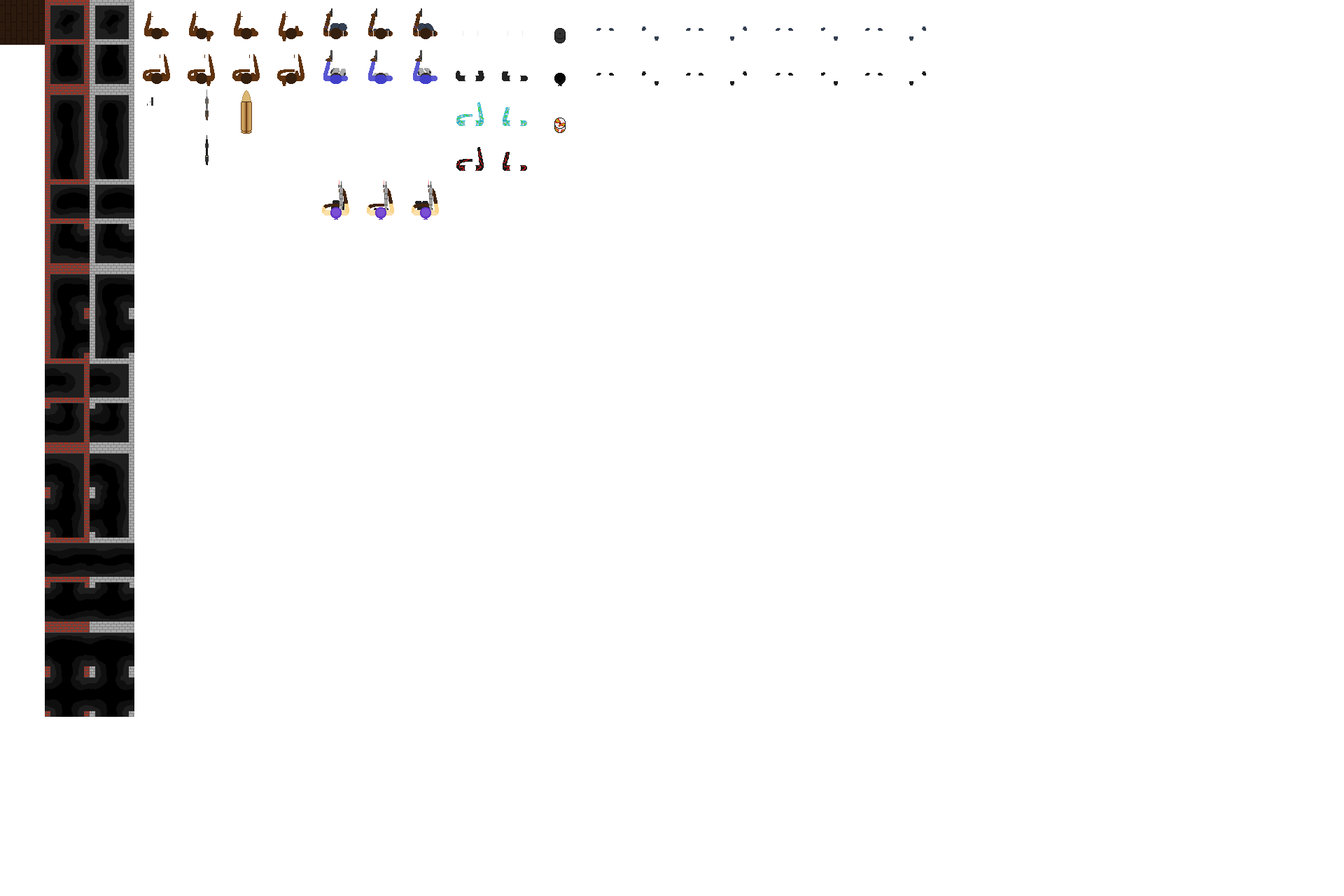
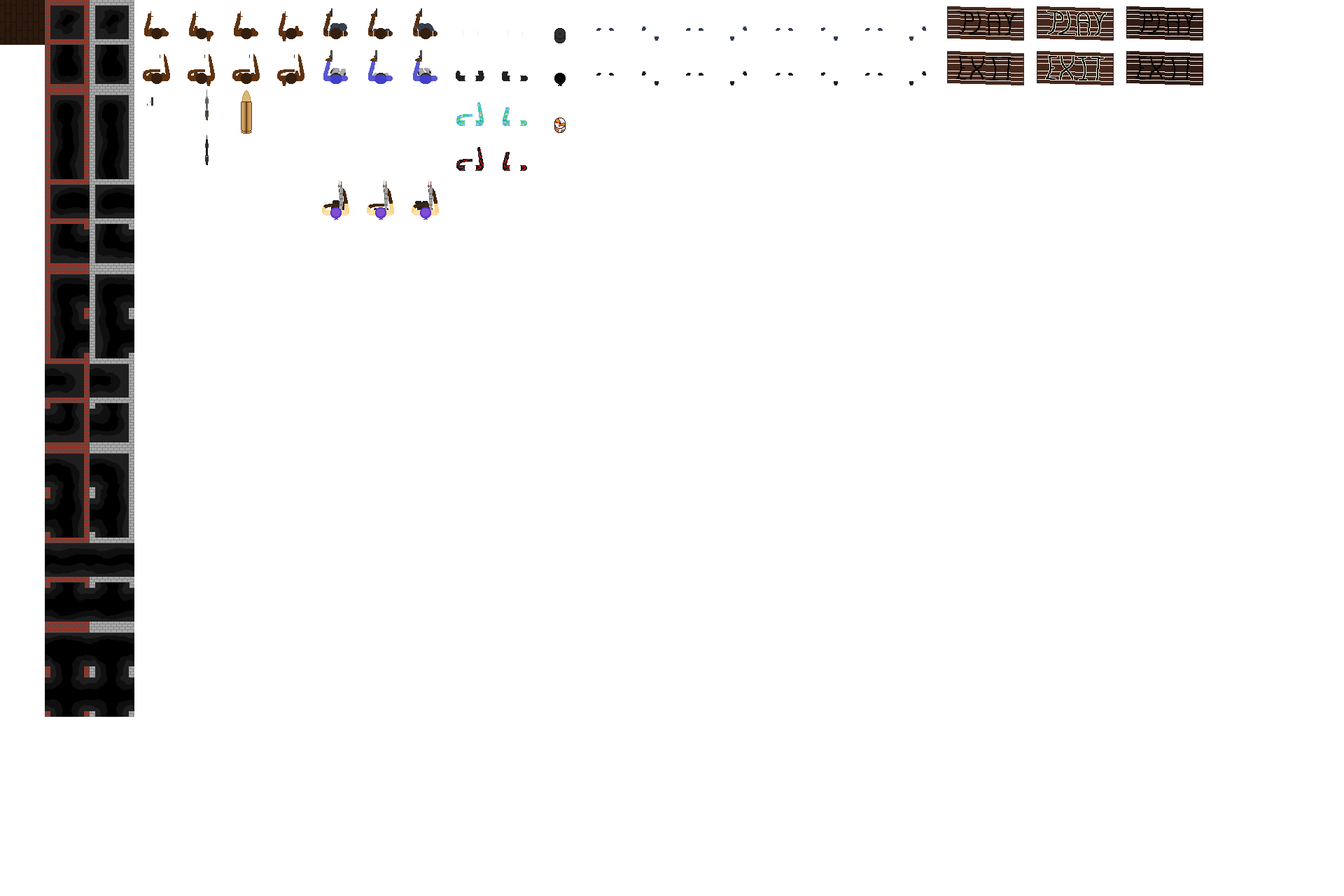
The second w=1344, h=896 image is a revision of the first. Changes to its layers:
added layer "play_button.png" above "exit_button.png" over [left=946, top=6, right=1203, bottom=41]
added layer "exit_button.png" above "IntWallNSEW.png #1" over [left=946, top=51, right=1203, bottom=86]
